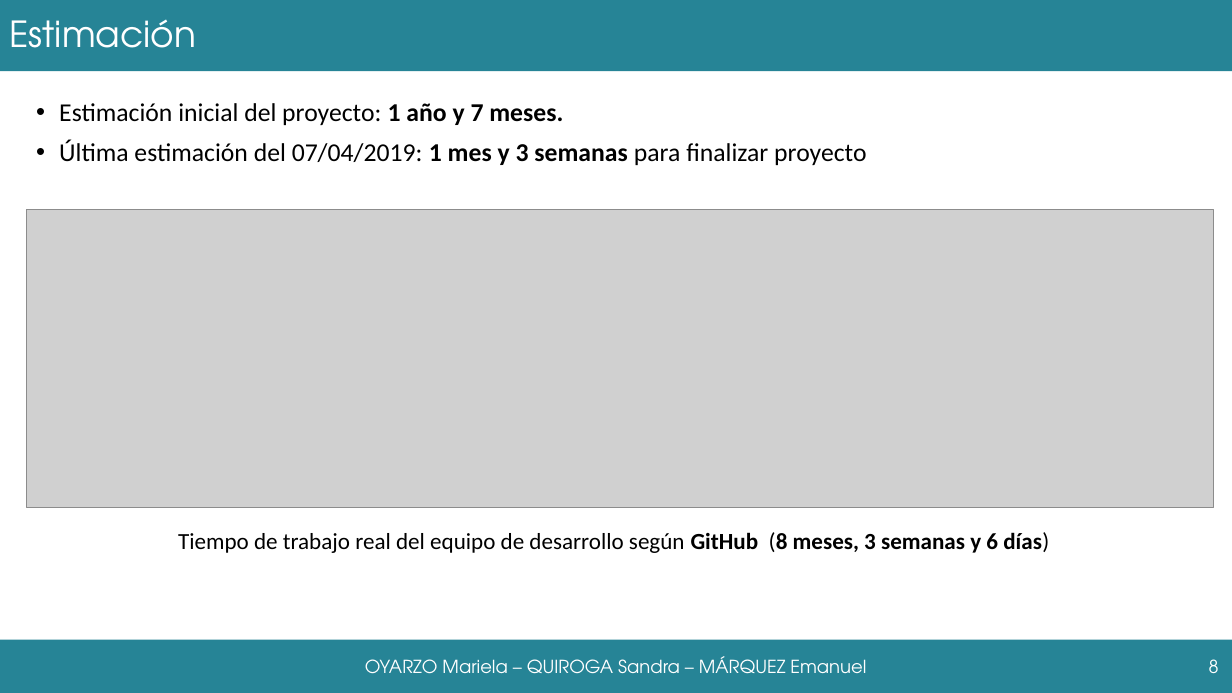
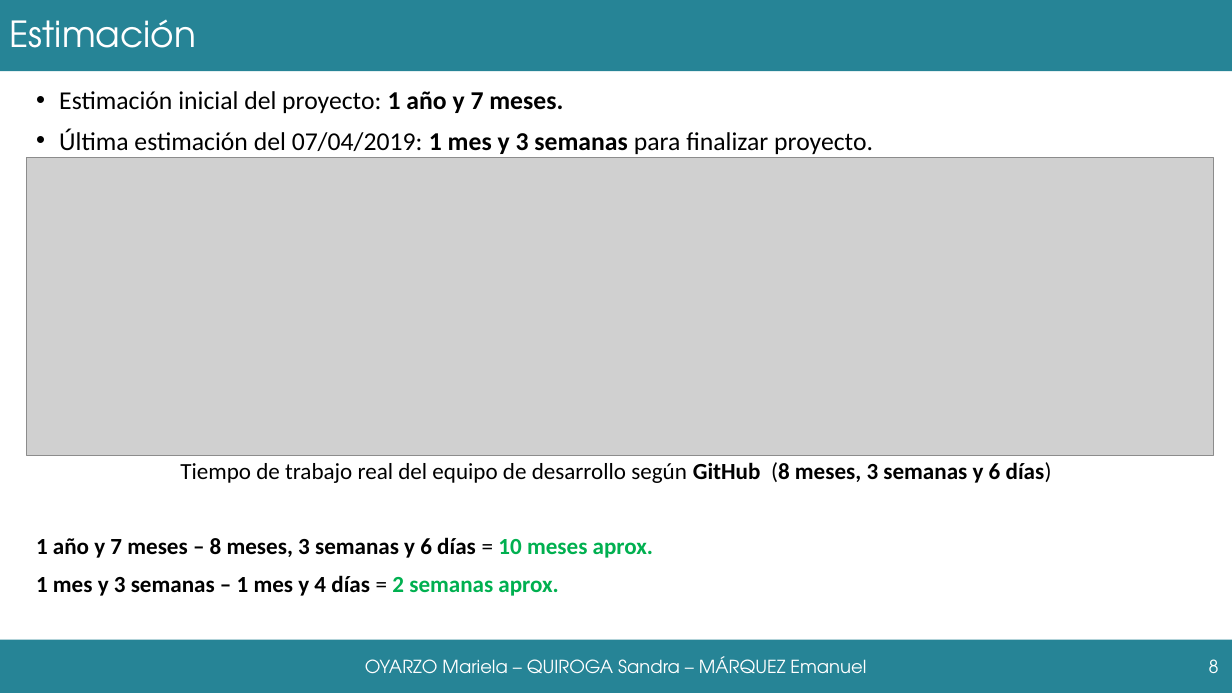
Before and after one commit to grupoyenu/yenu, a slide deck: slide 8 of 08. Presentaciones/Presentación 11.pptx. Drawn at 1232x693 pixels with LibreOffice and Linux fonts; fonts in the diff are those of the drawing; grey boxes stand for pictures; background and template pictures are left out. Boxes give left, top, right and bottom in pixels: in the first picture for what was removed or moved away, otherwise in the second. Text is boxed around its words. In the diff, an @@ line names an element or a change of style, - is before the commit and + after.

```diff
--- a/08. Presentaciones/Presentación 11.pptx
+++ b/08. Presentaciones/Presentación 11.pptx
@@ text "Estimación inicial del proyecto: 1 ...": place and size @@
-text "Estimación inicial del proyecto: 1 ..." at box(59, 103, 866, 165)
+text "Estimación inicial del proyecto: 1 ..." at box(59, 91, 873, 154)
@@ text at box(59, 129, 873, 154): text changed @@
-• Última estimación del 07/04/2019: 1 mes y 3 semanas para finalizar proyecto
+• Última estimación del 07/04/2019: 1 mes y 3 semanas para finalizar proyecto.
@@ picture: place and size @@
-picture at box(27, 210, 1214, 507)
+picture at box(27, 158, 1214, 456)
@@ text "Tiempo de trabajo real del ...": place and size @@
-text "Tiempo de trabajo real del ..." at box(178, 532, 1049, 553)
+text "Tiempo de trabajo real del ..." at box(180, 462, 1052, 483)
@@ text added at box(36, 537, 653, 596), 18 pt, text #000000, bold @@
+1 año y 7 meses – 8 meses, 3 semanas y 6 días = 10 meses aprox.
+1 mes y 3 semanas – 1 mes y 4 días = 2 semanas aprox.
```
